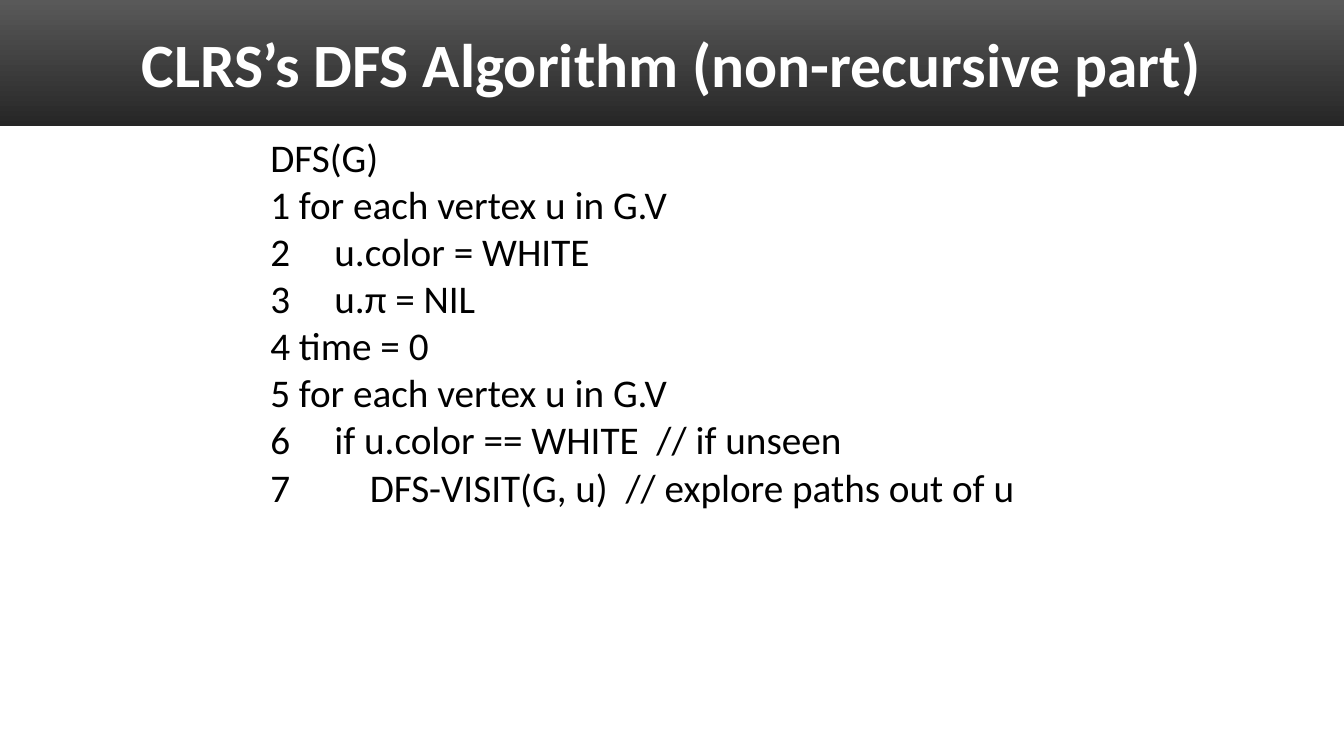
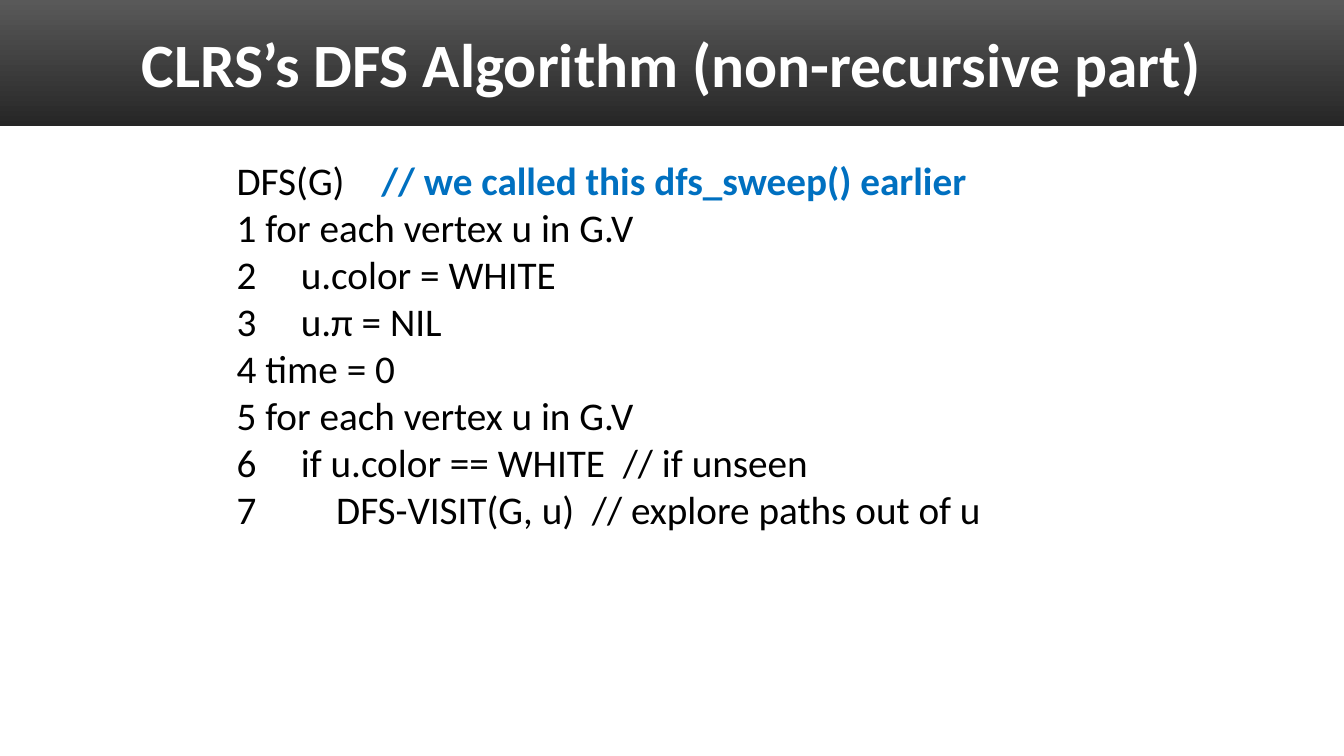
Before and after one commit to uva-cs/cs4102-f21, a slide deck: slide 12 of slides/graphs-dfs-f21.pptx. Drawn at 1344x756 pixels with LibreOffice and Linux fonts; fonts in the diff are those of the drawing. Boxes give left, top, right and bottom in pixels: in the first picture for what was removed or moved away, otherwise in the second. Text is boxed around its words. In the diff, an @@ line names an element or a change of style, - is before the commit and + after.

```diff
--- a/slides/graphs-dfs-f21.pptx
+++ b/slides/graphs-dfs-f21.pptx
@@ text "DFS(G)": place and size @@
-text "DFS(G)" at (270, 143, 1015, 509)
+text "DFS(G)" at (237, 166, 981, 531)
@@ text added at (424, 166, 966, 201), 28 pt, text #0070C0, bold @@
+// we called this dfs_sweep() earlier
```
Also in this commit, not shown: 7 other slides changed, 3 other files.
